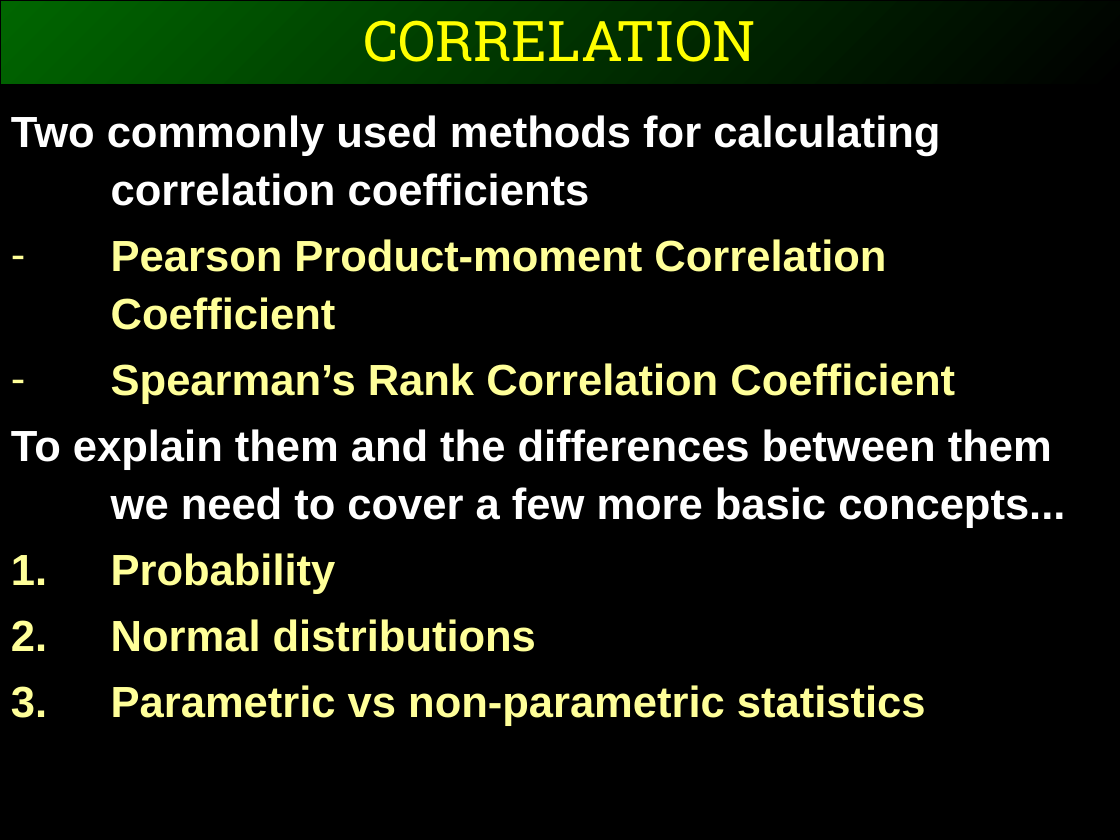
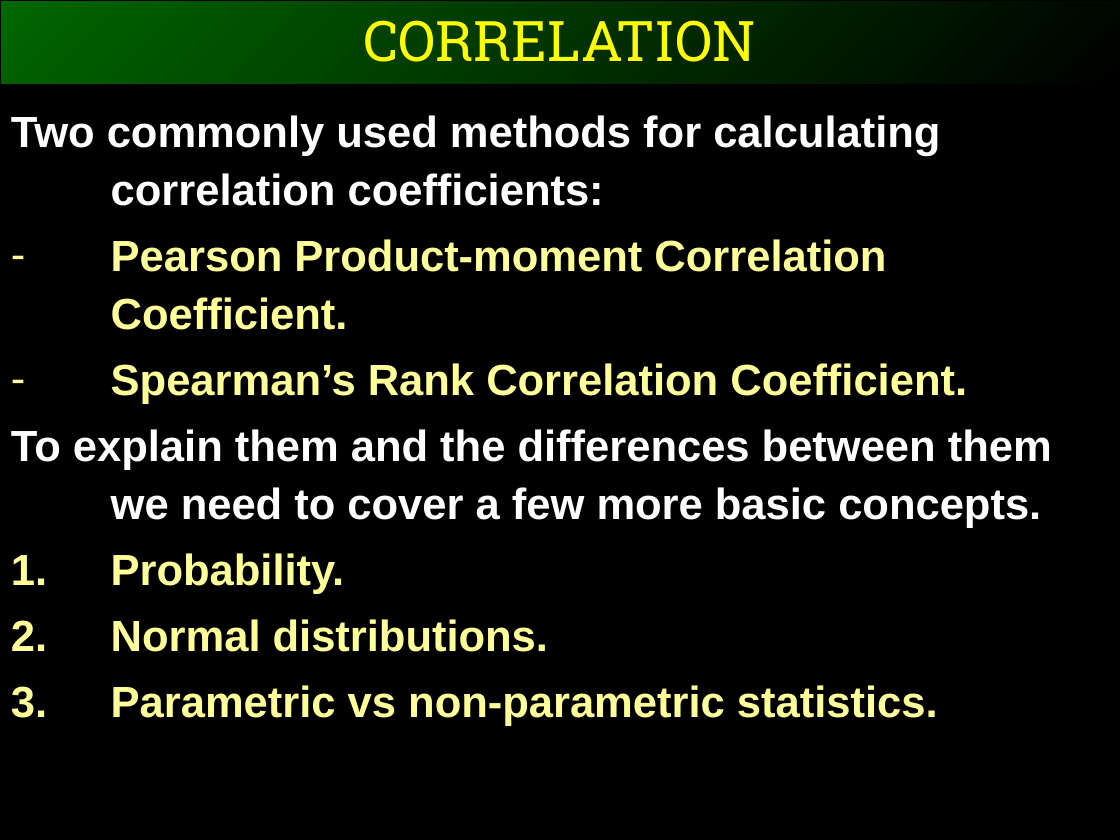
Before and after one commit to ggorman/Introduction-to-stats-for-geoscientists, a slide deck: slide 9 of slides/CSFG6.pptx. Drawn at 1120x840 pixels with LibreOffice and Linux fonts; fonts in the diff are those of the drawing. Boxes give left, top, right and bottom in pixels: in the first picture for what was removed or moved away, otherwise in the second. Text is boxed around its words. In the diff, an @@ line names an element or a change of style, - is before the commit and + after.

```diff
--- a/slides/CSFG6.pptx
+++ b/slides/CSFG6.pptx
@@ text at box(11, 115, 1052, 726): text changed @@
-Two commonly used methods for calculating correlation coefficients
-– Pearson Product-moment Correlation Coefficient
-– Spearman’s Rank Correlation Coefficient
-To explain them and the differences between them we need to cover a few more basic concepts...
-1. Probability
-2. Normal distributions
-3. Parametric vs non-parametric statistics
+Two commonly used methods for calculating correlation coefficients:
+– Pearson Product-moment Correlation Coefficient.
+– Spearman’s Rank Correlation Coefficient.
+To explain them and the differences between them we need to cover a few more basic concepts.
+1. Probability.
+2. Normal distributions.
+3. Parametric vs non-parametric statistics.
```
Also in this commit, not shown: 11 other slides changed, 1 other file.
